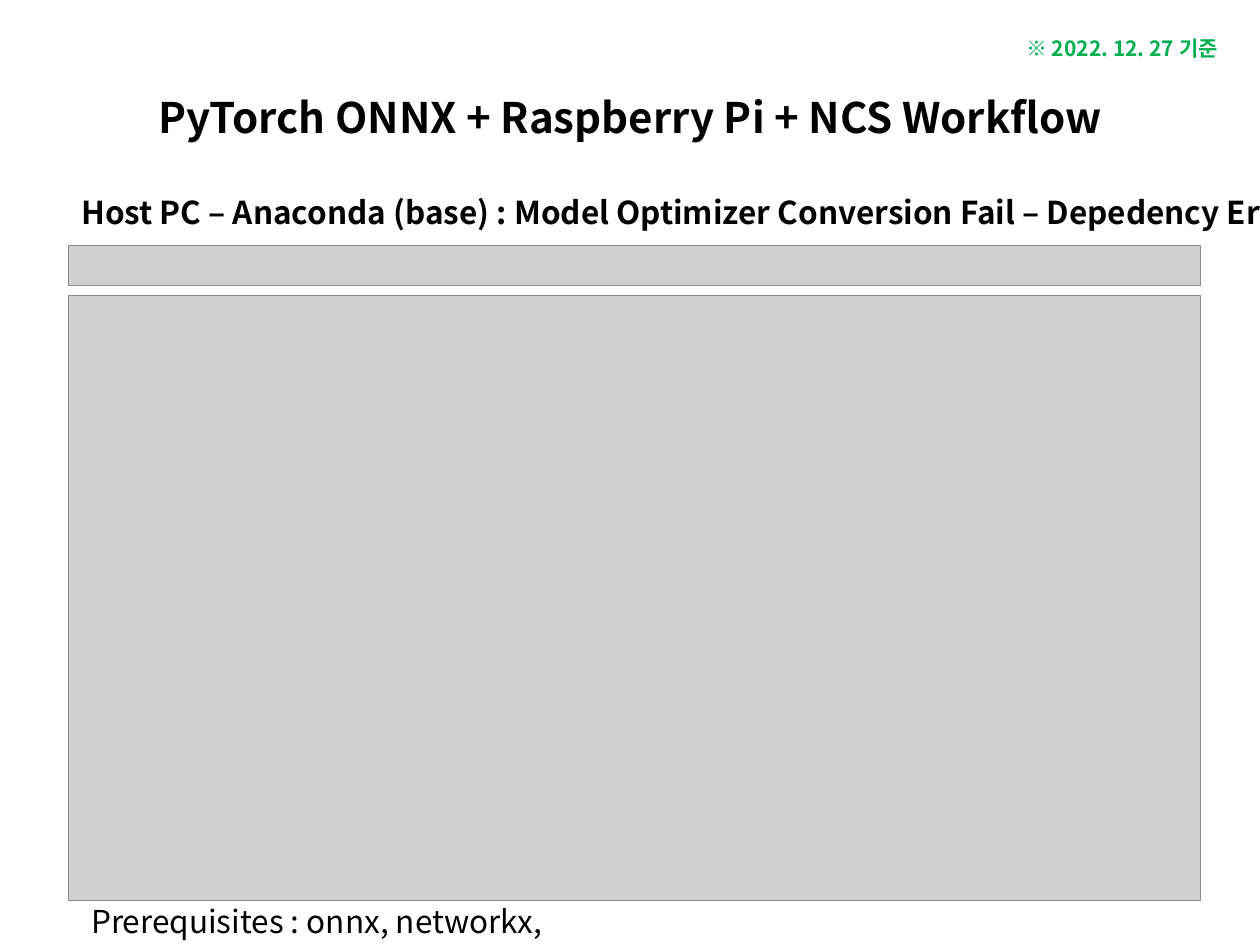
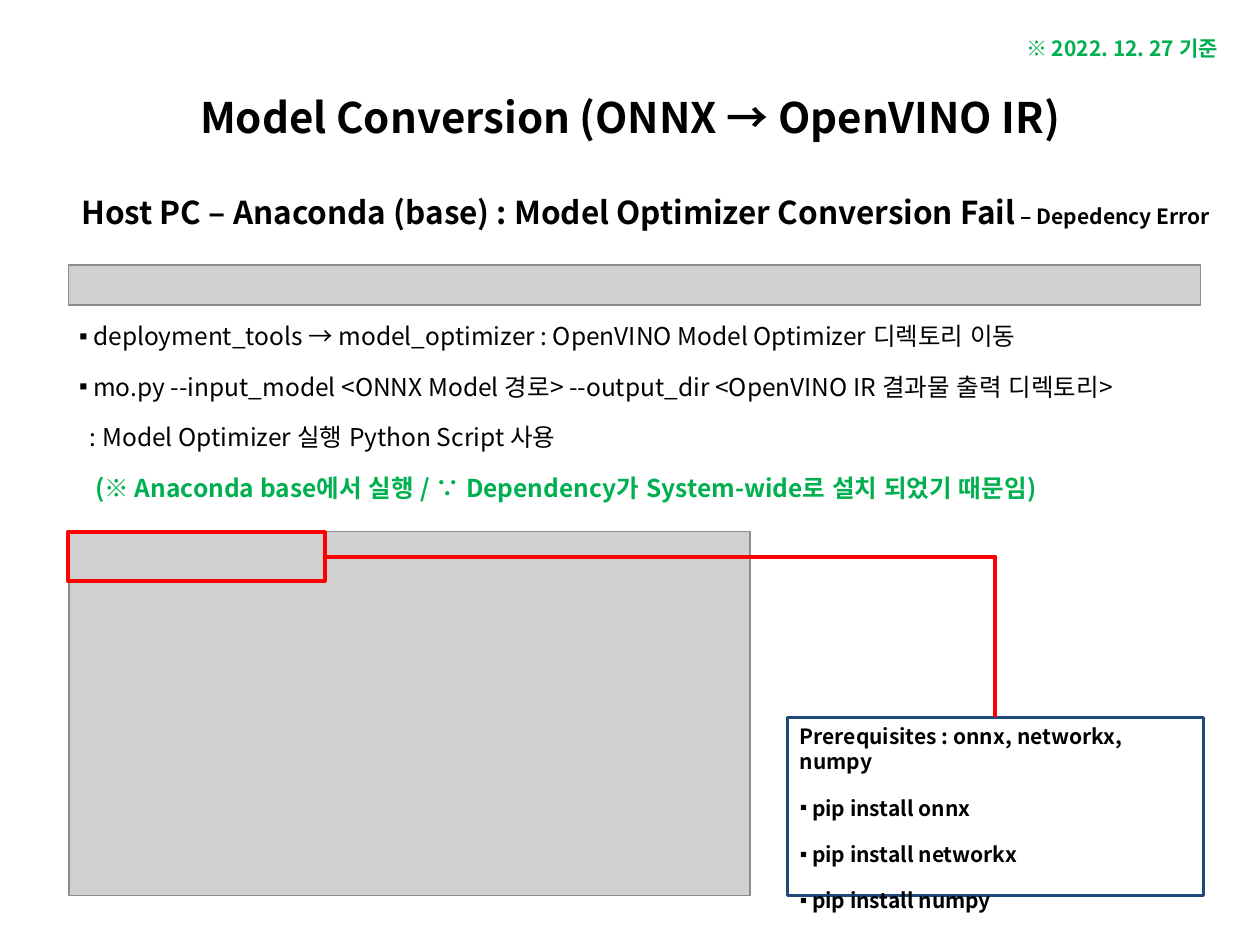
Before and after one commit to luwis93choi/Lecture-Materials-, a slide deck: slide 17 of PyTorch ONNX + Raspberry Pi + NCS Workflow.pptx (slide 6 before the commit). Drawn at 1260x945 pixels with LibreOffice and Linux fonts; fonts in the diff are those of the drawing; grey boxes stand for pictures. Boxes give left, top, right and bottom in pixels: in the first picture for what was removed or moved away, otherwise in the second. Text is boxed around its words. In the diff, an @@ line names an element or a change of style, - is before the commit and + after.

Commit message:
Updates on PyTorch ONNX + Raspberry Pi + NCS Workflow

```diff
--- a/PyTorch ONNX + Raspberry Pi + NCS Workflow.pptx
+++ b/PyTorch ONNX + Raspberry Pi + NCS Workflow.pptx
@@ title at (200,98,1060,142): text changed @@
-PyTorch ONNX + Raspberry Pi + NCS Workflow
+Model Conversion (ONNX → OpenVINO IR)
@@ text "Host PC – Anaconda (base) ..." at (81,198,1210,231): size 18 to 12 pt in "– Depedency Error" @@
@@ picture: place and size @@
-picture at (69,246,1201,286)
+picture at (69,265,1201,305)
@@ text added at (93,324,1113,503), 14 pt, text #000000 @@
+▪ deployment_tools → model_optimizer : OpenVINO Model Optimizer 디렉토리 이동
+▪ mo.py --input_model <ONNX Model 경로> --output_dir <OpenVINO IR 결과물 출력 디렉토리>
+: Model Optimizer 실행 Python Script 사용
+(※ Anaconda base에서 실행 / ∵ Dependency가 System-wide로 설치 되었기 때문임)
@@ rectangle added at (68,532,325,581), outline #FF0000 2 pt @@
@@ picture: place and size @@
-picture at (69,295,1201,900)
+picture at (69,532,751,896)
@@ elbow line added from (325, 557) to (995, 717), #FF0000 2.25 pt @@
@@ rectangle "Prerequisites : onnx, networkx, numpy": place and size @@
-rectangle "Prerequisites : onnx, networkx, numpy" at (91,908,542,941)
+rectangle "Prerequisites : onnx, networkx, numpy" at (788,717,1203,895)
@@ rectangle "Prerequisites : onnx, networkx, numpy" at (788,717,1203,895): outline none to #1F497D 1.5 pt @@
@@ text in rectangle at (800,727,1123,774): size 18 to 12 pt, bold on in "Prerequisites : onnx, networkx, numpy"; more space between paragraphs @@
@@ text in rectangle at (812,799,1018,913): paragraphs added @@
+▪ pip install onnx
+▪ pip install networkx
+▪ pip install numpy
```
Also in this commit, not shown: 4 other slides changed, 12 slides added.
